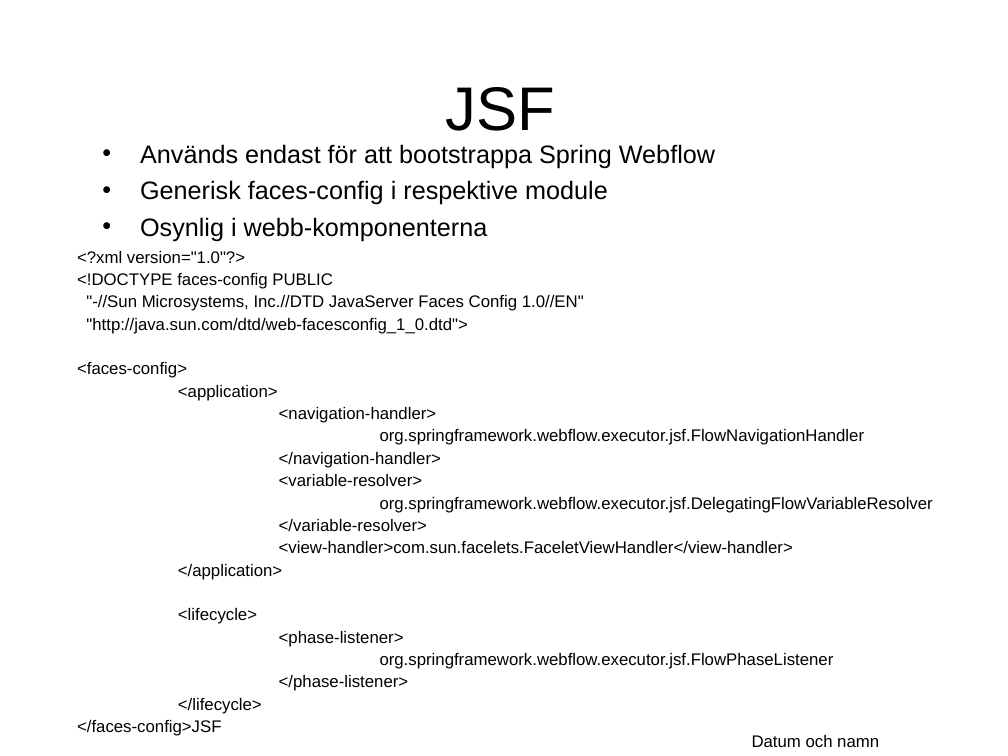
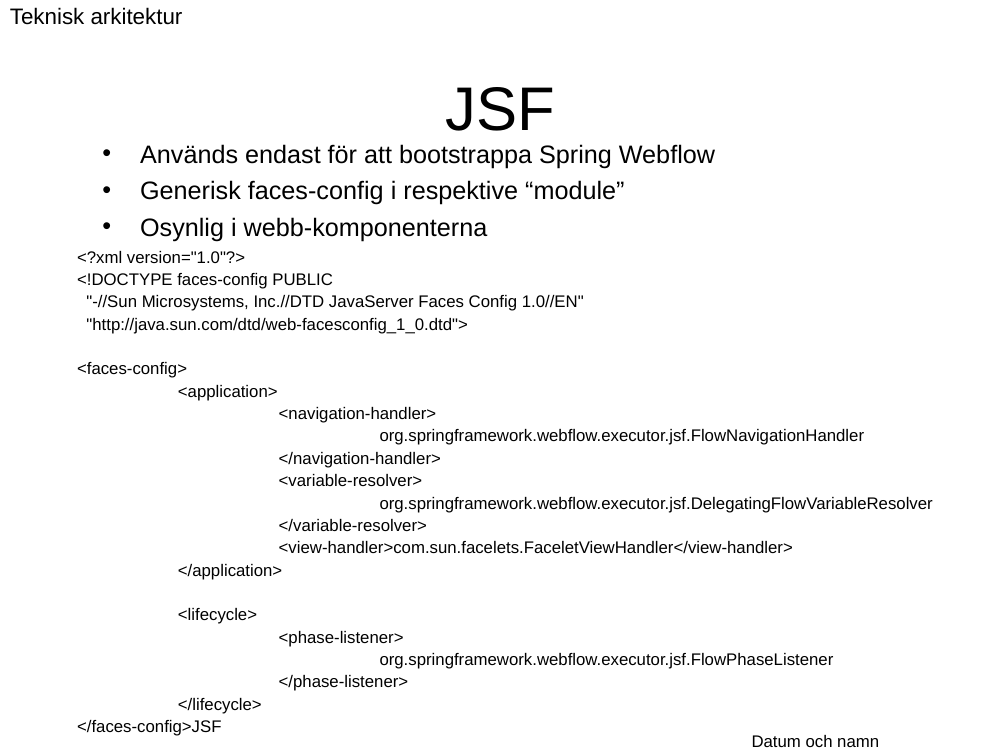
Before and after one commit to Vastra-Gotalandsregionen/oppna-program-hsatools, a slide deck: slide 49 of reference-architecture/Introduktion/Referensarkitektur_oversikt.ppt. Drawn at 1008x756 pixels with LibreOffice and Linux fonts; fonts in the diff are those of the drawing; background and template pictures are left out. Boxes give left, top, right and bottom in pixels: in the first picture for what was removed or moved away, otherwise in the second. Text is boxed around its words. In the diff, an @@ line names an element or a change of style, - is before the commit and + after.

```diff
--- a/reference-architecture/Introduktion/Referensarkitektur_oversikt.ppt
+++ b/reference-architecture/Introduktion/Referensarkitektur_oversikt.ppt
@@ text added at [10, 7, 183, 25], 16 pt, text #000000 @@
+Teknisk arkitektur
@@ text at [140, 180, 624, 205]: text changed @@
-• Generisk faces-config i respektive module
+• Generisk faces-config i respektive “module”
```
Also in this commit, not shown: 21 other slides changed.
